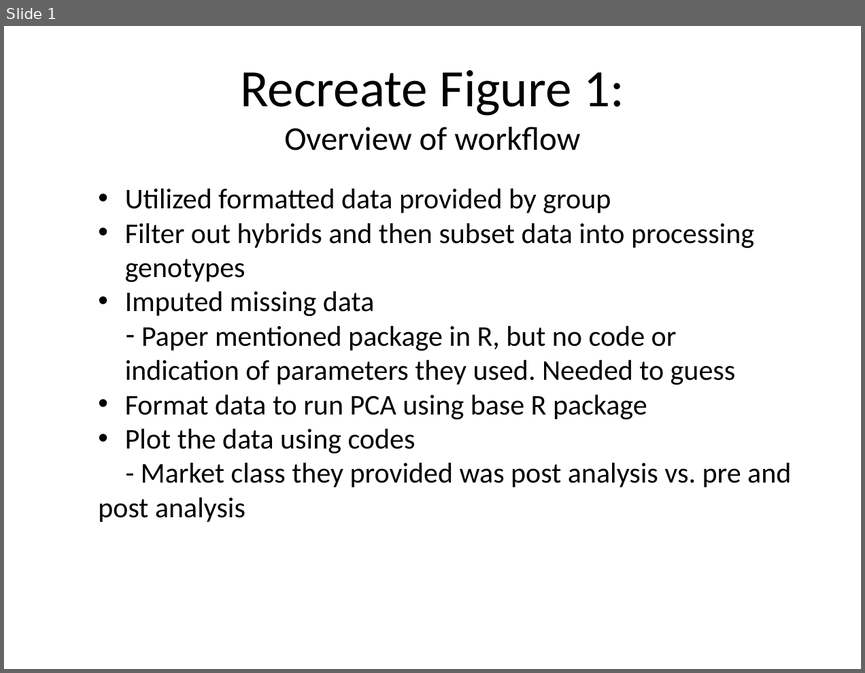
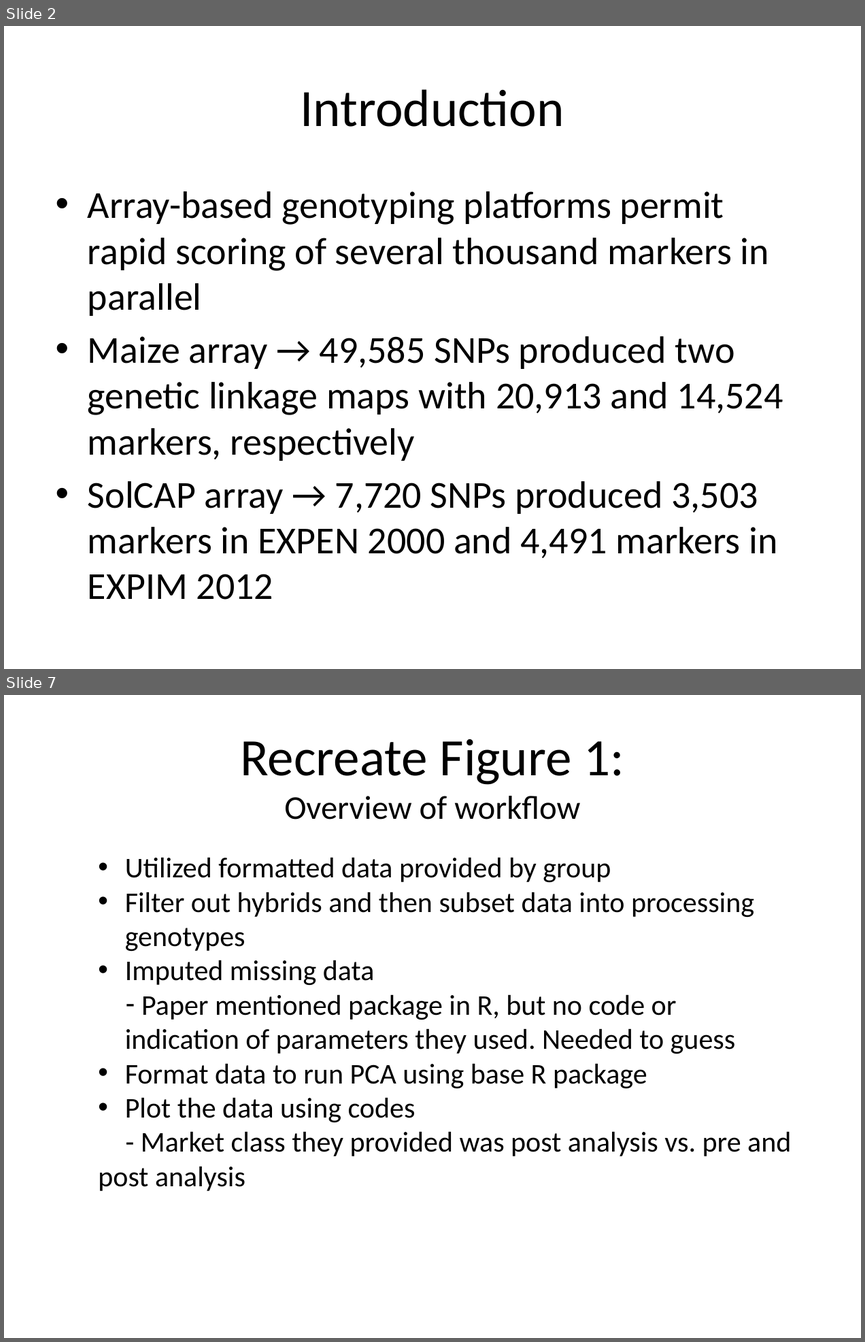
Before and after one commit to mdzievit/PEB_Power_Final_Project_BCB546X-Spring2017, a slide deck: Presentation/Matt_Slides.pptx. Shown one above the other, each under a label of ours: slide 1 before the commit, slides 2 and 7 after it; the slides between them are not shown. The pictures are 865x673 and 865x1342 pixels, drawn with LibreOffice and Linux fonts; fonts in the diff are those of the drawing. Boxes give left, top, right and bottom in pixels: in the first picture for what was removed or moved away, otherwise in the second. Text is boxed around its words. In the diff, an @@ line names an element or a change of style, - is before the commit and + after.

Commit message:
updated presentation with introduction

```diff
--- a/Presentation/Matt_Slides.pptx
+++ b/Presentation/Matt_Slides.pptx
@@ slide 2 added at [4,26,861,669], background #FFFFFF @@
@@ title added at [300,89,564,127], 44 pt, text #000000 @@
+Introduction
@@ text added at [88,191,783,599], 32 pt, text #000000 @@
+• Array-based genotyping platforms permit rapid scoring of several thousand markers in parallel
+• Maize array → 49,585 SNPs produced two genetic linkage maps with 20,913 and 14,524 markers, respectively
+• SolCAP array → 7,720 SNPs produced 3,503 markers in EXPEN 2000 and 4,491 markers in EXPIM 2012
@@ what was slide 1 is now slide 7 @@
```
Also in this commit, not shown: 5 other slides added.
